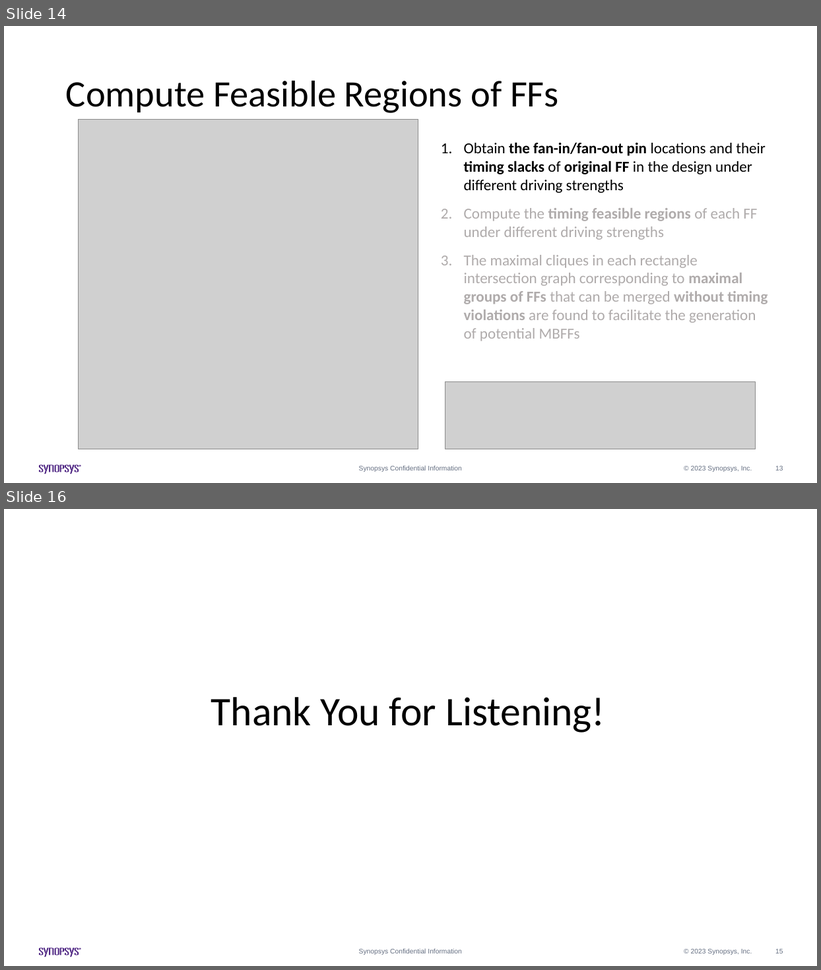
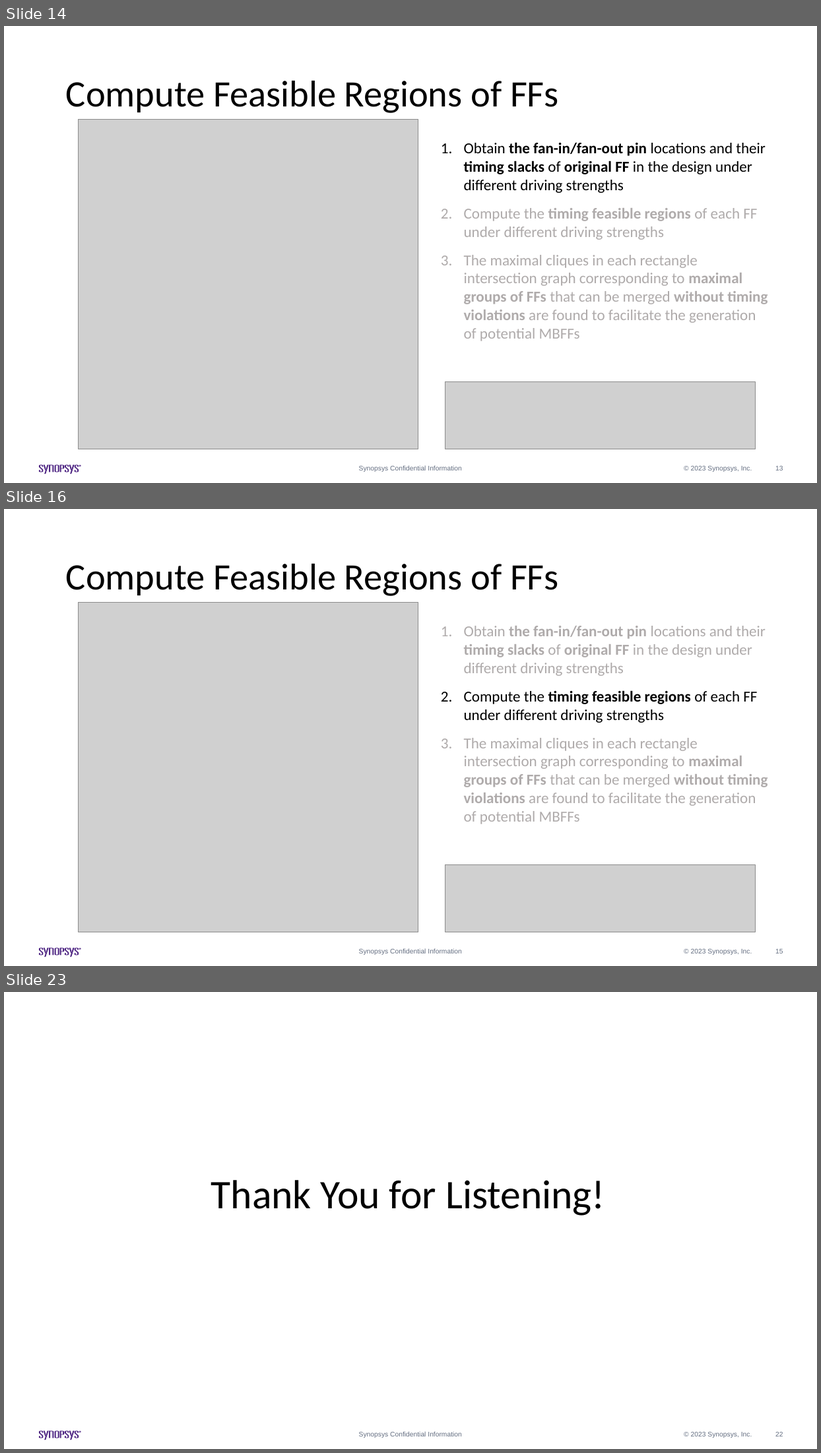
Before and after one commit to Pacific-Feng-Studuies/Studied-Papers, a slide deck: Synopsys Intern/Generation of Mixed-Driving Multi-Bit Flip-Flops for Power/Generation of Mixed-Driving Multi-Bit Flip-Flops for Power.pptx. Shown one above the other, each under a label of ours: slides 14 and 16 before the commit, slides 14, 16 and 23 after it; the slides between them are not shown. The pictures are 821x970 and 821x1453 pixels, drawn with LibreOffice and Linux fonts; fonts in the diff are those of the drawing; grey boxes stand for pictures. Boxes give left, top, right and bottom in pixels: in the first picture for what was removed or moved away, otherwise in the second. Text is boxed around its words. In the diff, an @@ line names an element or a change of style, - is before the commit and + after.

```diff
--- a/Synopsys Intern/Generation of Mixed-Driving Multi-Bit Flip-Flops for Power/Generation of Mixed-Driving Multi-Bit Flip-Flops for Power.pptx
+++ b/Synopsys Intern/Generation of Mixed-Driving Multi-Bit Flip-Flops for Power/Generation of Mixed-Driving Multi-Bit Flip-Flops for Power.pptx
@@ slide 16 added at box(4, 509, 817, 966), background #FFFFFF; not listed: 14 template elements that a slide beside it also shows @@
@@ title added at box(66, 563, 558, 596), 44 pt, text #000000 @@
+Compute Feasible Regions of FFs
@@ picture added at box(78, 602, 418, 932) @@
@@ text added at box(464, 626, 768, 824), 18 pt, text #AFABAB @@
+1. Obtain the fan-in/fan-out pin locations and their timing slacks of original FF in the design under different driving strengths
+2. Compute the timing feasible regions of each FF under different driving strengths
+3. The maximal cliques in each rectangle intersection graph corresponding to maximal groups of FFs that can be merged without timing violations are found to facilitate the generation of potential MBFFs
@@ picture added at box(446, 865, 756, 933) @@
@@ what was slide 16 is now slide 23 @@
@@ page number at box(776, 1432, 783, 1437): text changed @@
-15
+22
```
Also in this commit, not shown: 7 other slides added, 1 slide removed.
